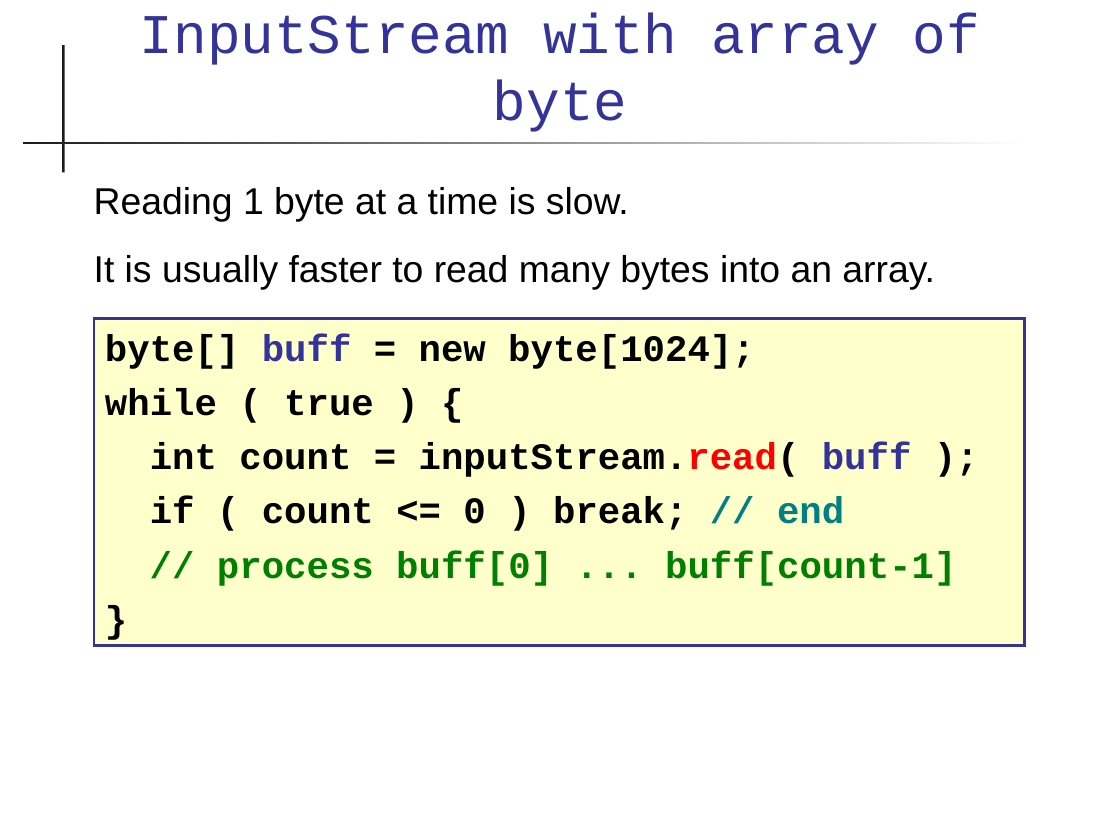
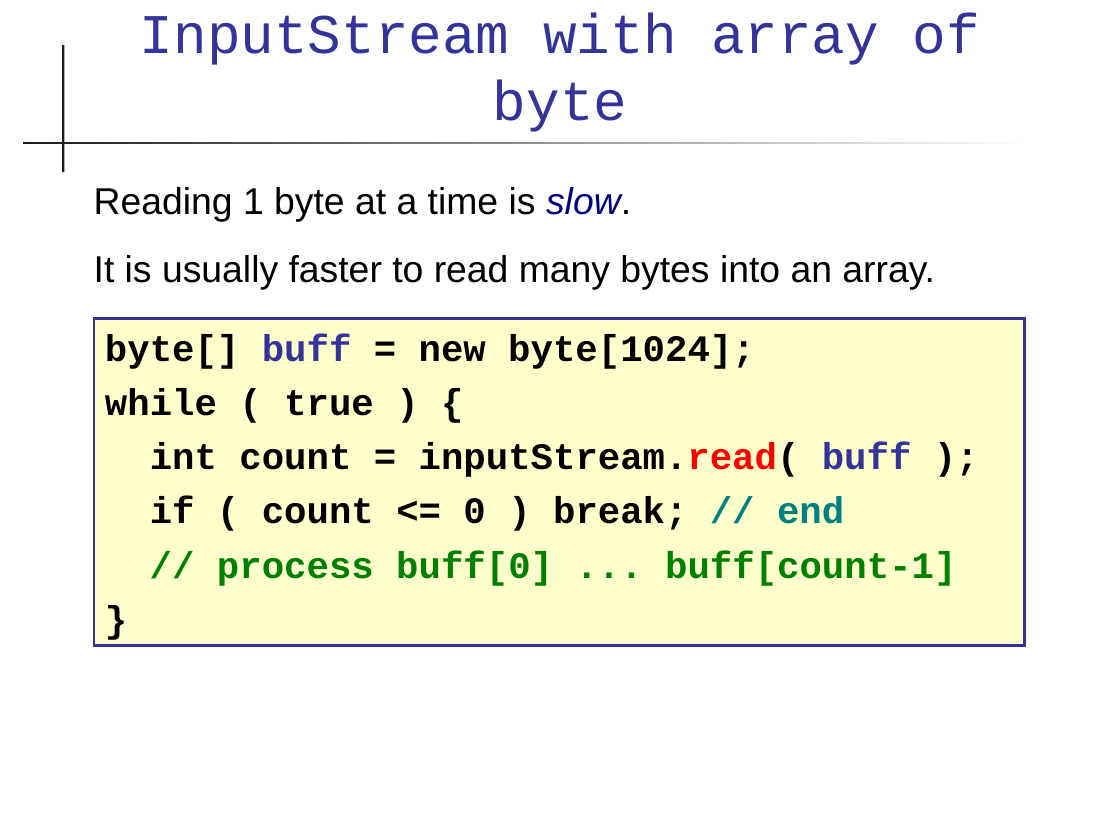
Before and after one commit to skeoop/skeoop.github.io, a slide deck: slide 13 of io/Input-Output.ppt. Drawn at 1120x840 pixels with LibreOffice and Linux fonts; fonts in the diff are those of the drawing. Boxes give left, top, right and bottom in pixels: in the first picture for what was removed or moved away, otherwise in the second. Text is boxed around its words. In the diff, an @@ line names an element or a change of style, - is before the commit and + after.

Commit message:
Add slide about read to array

```diff
--- a/io/Input-Output.ppt
+++ b/io/Input-Output.ppt
@@ text at (x1=94, y1=187, x2=631, y2=222): text colour #000000 to #000080, italic on in "slow." @@
```
Also in this commit, not shown: 15 other slides changed, 1 slide added, 1 other file.
